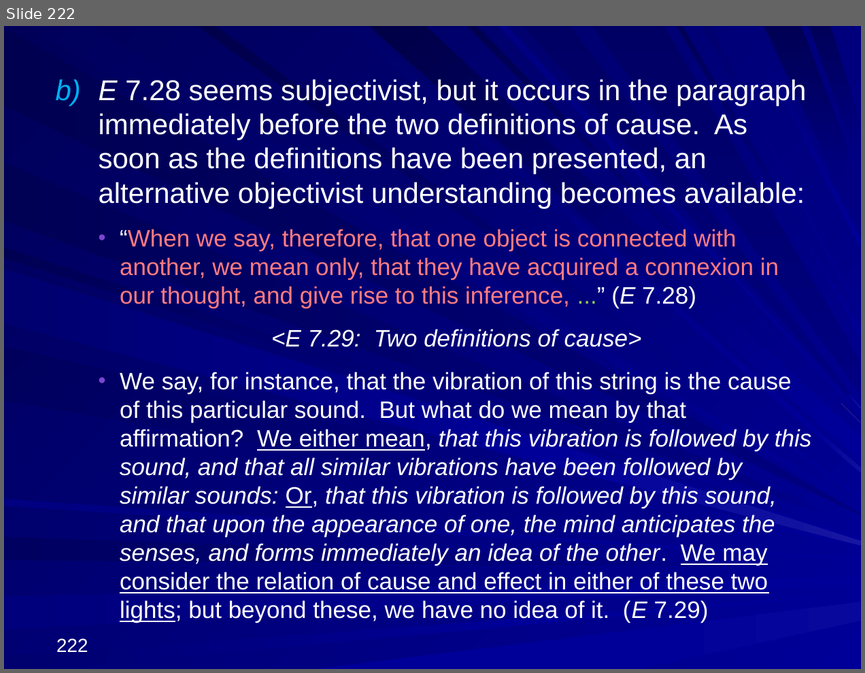
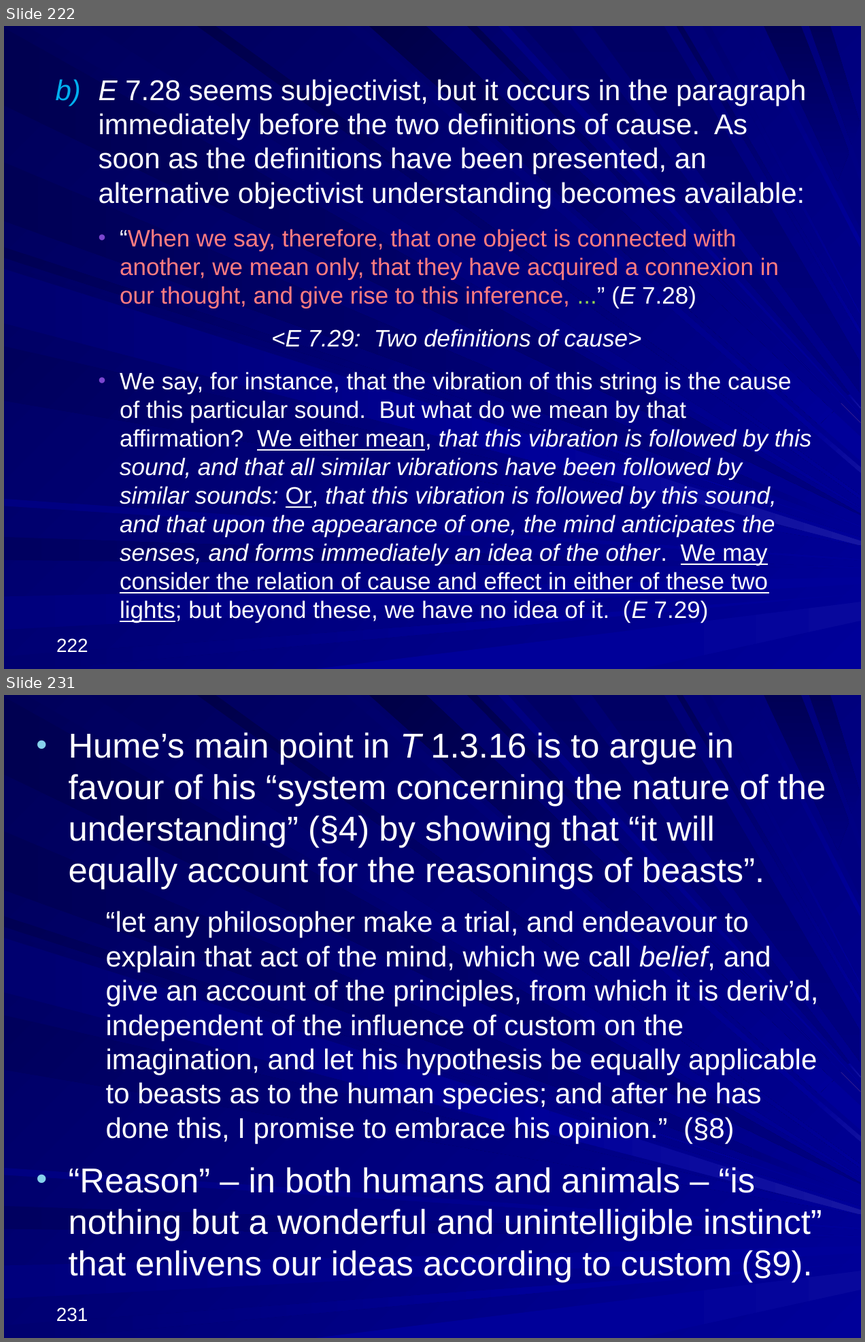
Before and after one commit to englishphilosophy/hume-texts-online, a slide deck: teaching/lectures/2025_Hume_MT_current.pptx. Shown one above the other, each under a label of ours: slide 222 before the commit, slides 222 and 231 after it; the slides between them are not shown. The pictures are 865x673 and 865x1342 pixels, drawn with LibreOffice and Linux fonts; fonts in the diff are those of the drawing. Boxes give left, top, right and bottom in pixels: in the first picture for what was removed or moved away, otherwise in the second. Text is boxed around its words. In the diff, an @@ line names an element or a change of style, - is before the commit and + after.

```diff
--- a/teaching/lectures/2025_Hume_MT_current.pptx
+++ b/teaching/lectures/2025_Hume_MT_current.pptx
@@ slide 231 added at [4,695,861,1338], background gradient #000078 to #000099; not listed: 37 template elements that a slide beside it also shows @@
@@ text added at [69,732,825,1282], 24 pt, text #FFFFFF @@
+• Hume’s main point in T 1.3.16 is to argue in favour of his “system concerning the nature of the understanding” (§4) by showing that “it will equally account for the reasonings of beasts”.
+  “let any philosopher make a trial, and endeavour to explain that act of the mind, which we call belief, and give an account of the principles, from which it is deriv’d, independent of the influence of custom on the imagination, and let his hypothesis be equally applicable to beasts as to the human species; and after he has done this, I promise to embrace his opinion.” (§8)
+• “Reason” – in both humans and animals – “is nothing but a wonderful and unintelligible instinct” that enlivens our ideas according to custom (§9).
@@ page number added at [56,1307,88,1321], 16 pt, text #FFFFFF @@
+231
```
Also in this commit, not shown: 53 other slides added, 2 other files.
